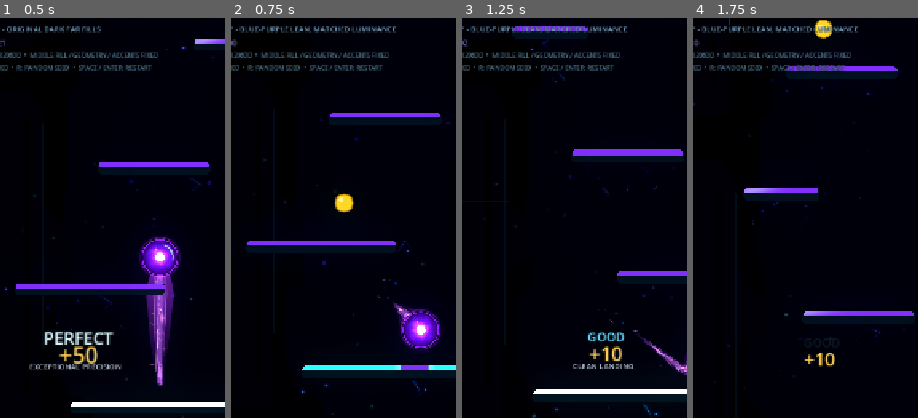
Above: before the commit, frames 1-4 (left to right).
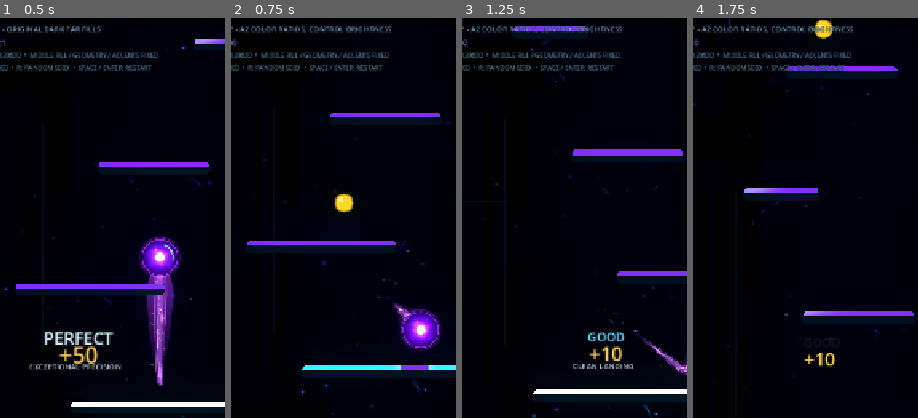
Above: after the commit, the same moments.

Repository: Kryodo/TowerJump
Game: Godot game, scene res://scenes/environment_architecture_hue_brightness_test.tscn
The game is run twice, just before and just after one commit, with the same random seed, the same clock (stepped at 60 frames per second) and the same inputs. This scene is started directly instead of the project's main scene.
Inputs (mouse positions are % of the whole screen's width and height, from its top left):
- Up to frame 1 (0.5 s): no input
- Up to frame 2 (0.75 s): tap Enter at 0.5 s; move the mouse to (45, 70) at 0.52 s; hold Right (ui_right) from 0.53 s (still down); tap B at 0.6 s; click (45, 70) at 0.67 s
- Up to frame 3 (1.25 s): keep holding Right (ui_right); tap Space at 0.77 s
- Up to frame 4 (1.75 s): release Right (ui_right) at 1.25 s; drag from (80, 65) to (45, 70) at 1.27 s
The pictures show only the part of the screen within x 14-64%, y 13-63%; the shares and areas given below are measured in that part.

Frame 1 is identical in both runs. In frame 2, 0.7% of the frame differs, in the area x 3-74%, y 2-4%; in frame 3, 0.7%; in frame 4, 0.7%.

Commit message:
Clarify hue-only test overlay label

Diff:
--- a/scripts/environment_architecture_hue_brightness_test.gd
+++ b/scripts/environment_architecture_hue_brightness_test.gd
@@ -227,7 +227,7 @@
 		TestVariant.CONTROL_A0:
 			_variant_label.text = "A  /  CONTROL - ORIGINAL DARK FAR FILLS"
 		TestVariant.HUE_ONLY:
-			_variant_label.text = "B  /  HUE ONLY - BLUE-PURPLE LEAN, MATCHED LUMINANCE"
+			_variant_label.text = "B  /  HUE ONLY - A2 COLOR RATIOS, CONTROL BRIGHTNESS"
 		TestVariant.BRIGHTNESS_ONLY:
 			_variant_label.text = "C  /  BRIGHTNESS ONLY - ORIGINAL HUE, A2-LIKE LUMINANCE"
 		TestVariant.COMBINED_A2:
